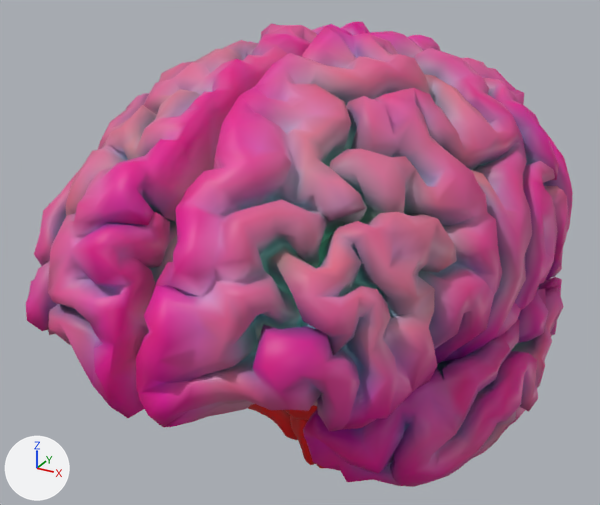
What one commit did to the glTF model public/3d/modeli/organi-3d/mozgani-telefon.glb.
Both versions are drawn from a camera (50 mm lens) standing at (0.1032, -0.2005, 0.1055) and looking at (-0.0068, -0.0005, 0.0055). Every picture has the same lights, and +X, +Y and +Z are marked at lower left. The first picture is the older version. Where no turn or scale is listed for an object, it has been applied to the vertices.

The scene before the commit, as lines of its bpy script (objects in view):
```python
ob_brainstem__hra = bpy.data.objects.new('Brainstem (HRA)', me_brainstem__hra__telefon_001)
ob_brainstem__hra.location = (-0.0008, 0.0, -0.0002)
ob_cerebellum__hra = bpy.data.objects.new('Cerebellum (HRA)', me_cerebellum__hra__telefon_001)
ob_cerebellum__hra.location = (-0.0008, 0.0, -0.0002)
ob_frontal_lobe__mri__l = bpy.data.objects.new('Frontal lobe (MRI).l', me_frontal_lobe__mri__l_sk_001)
ob_frontal_lobe__mri__l.location = (-0.0008, 0.0, -0.0002)
ob_frontal_lobe__mri__r = bpy.data.objects.new('Frontal lobe (MRI).r', me_frontal_lobe__mri__r_sk_001)
ob_frontal_lobe__mri__r.location = (-0.0008, 0.0, -0.0002)
ob_parietal_lobe__mri__l = bpy.data.objects.new('Parietal lobe (MRI).l', me_parietal_lobe__mri__l_sk_001)
ob_parietal_lobe__mri__l.location = (-0.0008, 0.0, -0.0002)
ob_parietal_lobe__mri__r = bpy.data.objects.new('Parietal lobe (MRI).r', me_parietal_lobe__mri__r_sk_001)
ob_parietal_lobe__mri__r.location = (-0.0008, 0.0, -0.0002)
ob_temporal_lobe__mri__l = bpy.data.objects.new('Temporal lobe (MRI).l', me_temporal_lobe__mri__l_sk_001)
ob_temporal_lobe__mri__l.location = (-0.0008, 0.0, -0.0002)
```
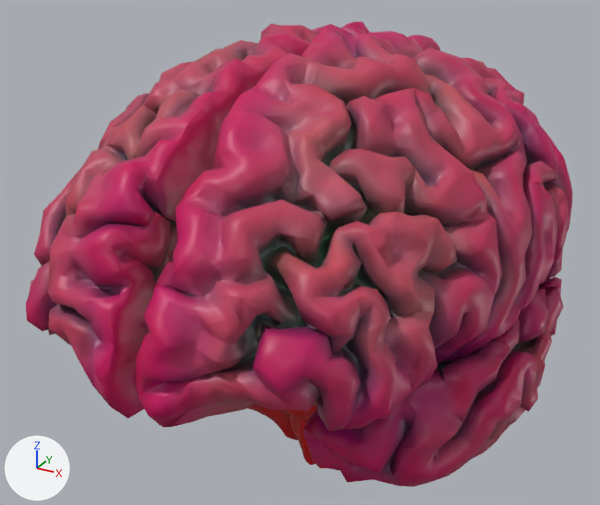
What changed in the scene script:
```text
Add img_mozgani_telefon_delo_blend_normala_koncna:
    img_mozgani_telefon_delo_blend_normala_koncna = load_image('mozgani-telefon.delo.blend.normala-koncna', '_unpacked/mozgani-telefon.delo.blend.normala-koncna', 1024, 1024, 'Non-Color')
Add img_mozgani_telefon_delo_blend_orm_koncna:
    img_mozgani_telefon_delo_blend_orm_koncna = load_image('mozgani-telefon.delo.blend.orm-koncna', '_unpacked/mozgani-telefon.delo.blend.orm-koncna', 1024, 1024, 'Non-Color')
Add img_mozgani_telefon_delo_blend_baza_koncna:
    img_mozgani_telefon_delo_blend_baza_koncna = load_image('mozgani-telefon.delo.blend.baza-koncna', '_unpacked/mozgani-telefon.delo.blend.baza-koncna', 1024, 1024, 'sRGB')
Change mat_o_bela:
    remove # nodes: BsdfPrincipled, Mix, OutputMaterial, VertexColor
    remove # colours: white #e7e7e7, mixed with the vertex colours
    nodes: BsdfPrincipled, Mix, NormalMap, OutputMaterial, SeparateColor, TexImage x3, VertexColor
    uses the picture img_mozgani_telefon_delo_blend_baza_koncna
    uses the picture img_mozgani_telefon_delo_blend_normala_koncna
    uses the picture img_mozgani_telefon_delo_blend_orm_koncna
Change me_frontal_lobe__mri__l_sk_001:
    where me_frontal_lobe__mri__l_sk_001.from_pydata(...)  # 2191 vertices, 4204 faces; spans x 0.0023..0.0636, y -0.0902..0.0461, z -0.0151..0.0727
    used by ob_frontal_lobe__mri__l; location = (-0.0008, 0.0, -0.0002)
    me_frontal_lobe__mri__l_sk_001 part 1: texture (UV) coordinates changed
Change me_temporal_lobe__mri__l_sk_001:
    where me_temporal_lobe__mri__l_sk_001.from_pydata(...)  # 1253 vertices, 2368 faces; spans x 0.0178..0.069, y -0.0513..0.0578, z -0.0394..0.0119
    used by ob_temporal_lobe__mri__l; location = (-0.0008, 0.0, -0.0002)
    me_temporal_lobe__mri__l_sk_001 part 2: texture (UV) coordinates changed
```

What differs and where, as boxes [x1, y1, x2, y2] in the pictures (600 x 505 px):
'Frontal lobe (MRI).l', surface changed, moved (pink to red)
    before: [136, 26, 532, 432]
    after: [136, 27, 532, 432]
'Frontal lobe (MRI).r', surface changed, moved (darker)
    both: [26, 24, 368, 418]
'Temporal lobe (MRI).l', surface changed, moved
    both: [303, 263, 564, 487]
'Parietal lobe (MRI).l', surface changed, moved (darker)
    before: [408, 35, 573, 308]
    after: [407, 35, 573, 308]
'Brainstem (HRA)', surface changed
    both: [285, 406, 324, 468]
'Cerebellum (HRA)', surface changed
    both: [248, 404, 298, 440]
'Parietal lobe (MRI).r', surface changed, moved (mostly hidden)
    before: [341, 22, 369, 35]
    after: [341, 22, 370, 35]
